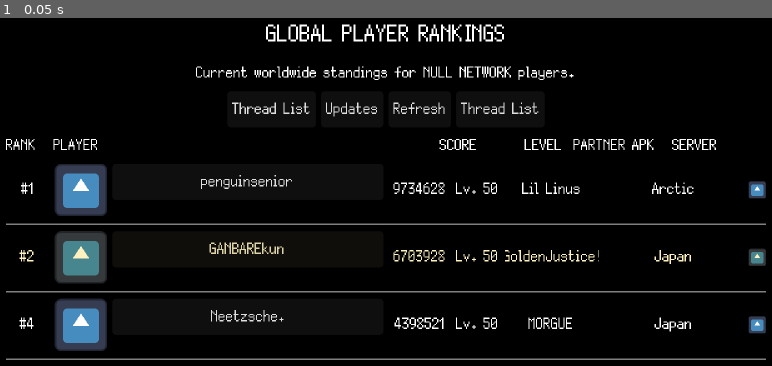
Above: before the commit, frame 1.
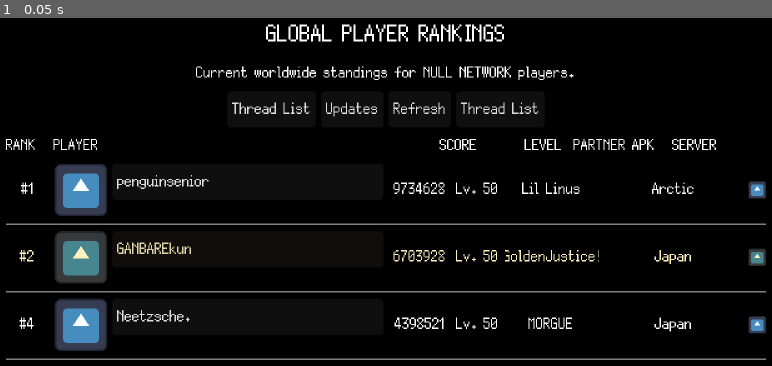
Above: after the commit, the same moment.

Repository: GYU-GAZE/NULL-NETWORK
Game: Godot game, scene res://apps/forum/rankings/rankings_app.tscn
Two runs of this game, one before a commit and one after it. Both use one fixed random seed, a clock stepped at 60 frames per second and the inputs below. This scene is started directly instead of the project's main scene. The engine's default icon, where the game draws it, is replaced by a stand-in: a white triangle on a blue panel in a dark square.
Inputs:
- Up to frame 1 (0.05 s): no input

The runs differ from the first frame. In frame 1, 0.9% of the frame differs, in the area x 15-38%, y 45-88%.
Error after the commit: Invalid access to property or key 'custom_minimum_size' on a base object of type 'null instance'. (res://apps/forum/rankings/ranking_row_ui.gd:102)

Commit message:
Make ranking rows configurable and responsive

Diff:
--- a/apps/forum/rankings/ranking_row_ui.gd
+++ b/apps/forum/rankings/ranking_row_ui.gd
@@ -2,6 +2,13 @@
 class_name RankingRowUI
 
 signal profile_requested(url: String)
+
+@export_category("Column Layout")
+@export var rank_column_width: float = 35.0
+@export var score_column_width: float = 50.0
+@export var level_column_width: float = 35.0
+@export var partner_column_width: float = 75.0
+@export var server_column_width: float = 130.0
 
 @onready var rank_label: Label = %RankLabel
 @onready var avatar_rect: TextureRect = %AvatarRect
@@ -9,18 +16,54 @@
 @onready var title_label: Label = %TitleLabel
 @onready var score_label: Label = %ScoreLabel
 @onready var level_label: Label = %LevelLabel
-
 @onready var partner_apk_label: Label = %PartnerAPKLabel
-
+@onready var server_hbox: HBoxContainer = %ServerHBox
 @onready var server_flag_rect: TextureRect = %ServerFlagRect
 @onready var server_label: Label = %ServerLabel
 
 var user_data: NetworkUserData
 
+var _show_level_column: bool = true
+var _show_partner_column: bool = true
+var _show_server_column: bool = true
+
 
 func _ready() -> void:
 	if not name_button.pressed.is_connected(_on_name_pressed):
 		name_button.pressed.connect(_on_name_pressed)
+
+	_apply_column_widths()
+	_apply_column_visibility()
+
+
+func apply_layout_widths(
+	rank_width: float,
+	score_width: float,
+	level_width: float,
+	partner_width: float,
+	server_width: float
+) -> void:
+	rank_column_width = max(0.0, rank_width)
+	score_column_width = max(0.0, score_width)
+	level_column_width = max(0.0, level_width)
+	partner_column_width = max(0.0, partner_width)
+	server_column_width = max(0.0, server_width)
+
+	if is_inside_tree():
+		_apply_column_widths()
+
+
+func apply_column_visibility(
+	show_level: bool,
+	show_partner: bool,
+	show_server: bool
+) -> void:
+	_show_level_column = show_level
+	_show_partner_column = show_partner
+	_show_server_column = show_server
+
+	if is_inside_tree():
+		_apply_column_visibility()
 
 
 func setup(user: NetworkUserData, highlight: bool = false) -> void:
@@ -31,13 +74,12 @@
 		return
 
 	show()
-
 	rank_label.text = user_data.get_global_rank_label()
 	name_button.text = user_data.display_name
+	name_button.clip_text = true
+	name_button.alignment = HORIZONTAL_ALIGNMENT_LEFT
 
-	# Ranking não mostra Title nem Rank Label.
-	# Esses campos continuam existindo no NetworkUserData para fórum/perfil/social,
-	# mas aqui a linha fica limpa: username puro.
+	# Ranking intentionally displays the username without profile title metadata.
 	title_label.text = ""
 	title_label.hide()
 
@@ -49,6 +91,21 @@
 	_setup_avatar()
 	_setup_server_flag()
 	_apply_visual_state(highlight)
+	_apply_column_visibility()
+
+
+func _apply_column_widths() -> void:
+	rank_label.custom_minimum_size.x = rank_column_width
+	score_label.custom_minimum_size.x = score_column_width
+	level_label.custom_minimum_size.x = level_column_width
+	partner_apk_label.custom_minimum_size.x = partner_column_width
+	server_hbox.custom_minimum_size.x = server_column_width
+
+
+func _apply_column_visibility() -> void:
+	level_label.visible = _show_level_column
+	partner_apk_label.visible = _show_partner_column
+	server_hbox.visible = _show_server_column
 
 
 func _setup_avatar() -> void:
@@ -85,7 +142,5 @@
 
 	var url: String = user_data.get_profile_url()
 
-	if url.is_empty():
-		return
-
-	profile_requested.emit(url)
+	if not url.is_empty():
+		profile_requested.emit(url)
